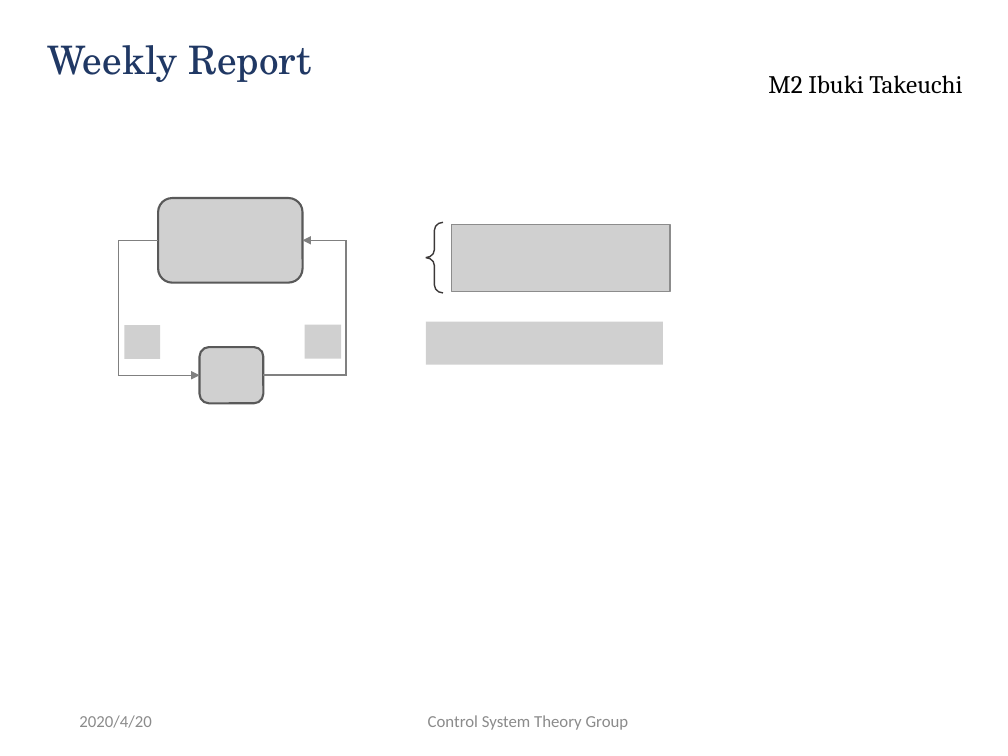
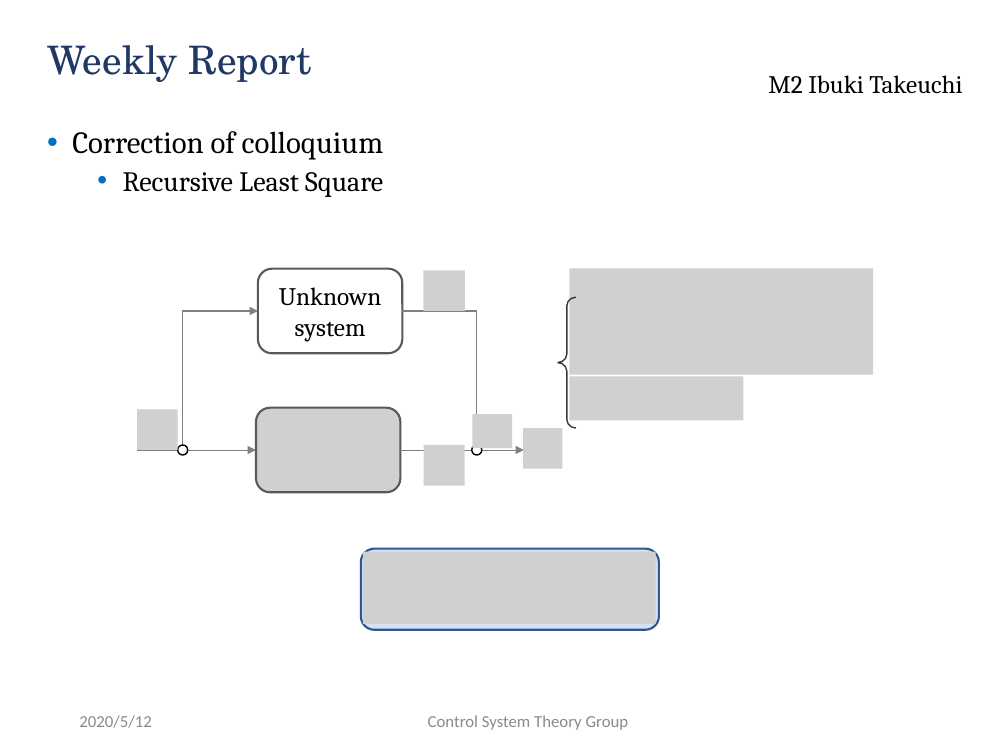
Before and after one commit to ibuki1024/weekly_report, a slide deck: slide 1 of 報告会.pptx. Drawn at 1008x756 pixels with LibreOffice and Linux fonts; fonts in the diff are those of the drawing; grey boxes stand for pictures; background and template pictures are left out. Boxes give left, top, right and bottom in pixels: in the first picture for what was removed or moved away, otherwise in the second. Text is boxed around its words. In the diff, an @@ line names an element or a change of style, - is before the commit and + after.

```diff
--- a/報告会.pptx
+++ b/報告会.pptx
@@ text added at (72,131,384,197), 22 pt, text #000000 @@
+• Correction of colloquium
+  • Recursive Least Square
@@ picture removed at (158,199,302,283) @@
@@ left brace removed at (425,223,443,293) @@
@@ picture removed at (452,224,670,291) @@
@@ rounded rectangle added at (258,269,402,354), outline #595959 1.5 pt, 18 pt, text #000000 @@
+Unknown system
@@ picture added at (570,268,873,374) @@
@@ picture added at (423,270,465,310) @@
@@ left brace added at (557,297,576,428), outline #3B3838 1 pt @@
@@ picture removed at (124,325,160,359) @@
@@ elbow arrow moved from (263, 375) - (302, 240) to (182, 445) - (258, 311) @@
@@ picture removed at (304,325,341,359) @@
@@ elbow arrow moved from (158, 240) - (200, 375) to (402, 311) - (477, 445) @@
@@ picture removed at (425,322,662,365) @@
@@ picture removed at (200,347,263,403) @@
@@ picture added at (570,376,744,420) @@
@@ picture added at (137,409,177,450) @@
@@ picture added at (256,407,400,492) @@
@@ picture added at (473,414,512,449) @@
@@ ellipse added at (177,445,187,455), fill #FFFFFF, outline #000000 1 pt @@
@@ picture added at (423,445,465,485) @@
@@ ellipse added at (472,445,482,455), fill #FFFFFF, outline #000000 1 pt @@
@@ picture added at (523,428,562,469) @@
@@ arrow added from (137, 450) to (256, 450), #808080 0.5 pt @@
@@ arrow added from (400, 450) to (524, 450), #808080 0.5 pt @@
@@ rounded rectangle added at (361,548,659,630), fill #4472C4 at 22% opacity, outline #325491 1.5 pt @@
@@ picture added at (363,551,656,624) @@
@@ text at (79,715,151,728): text changed @@
-2020/4/20
+2020/5/12
```
Also in this commit, not shown: 6 slides added, 2 slides removed, 2 other files.
